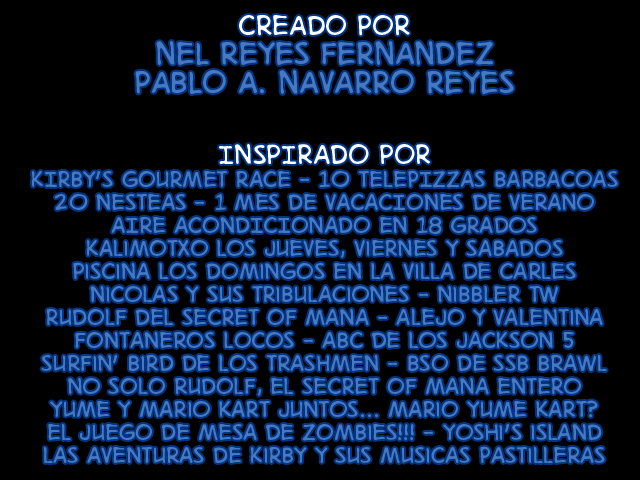
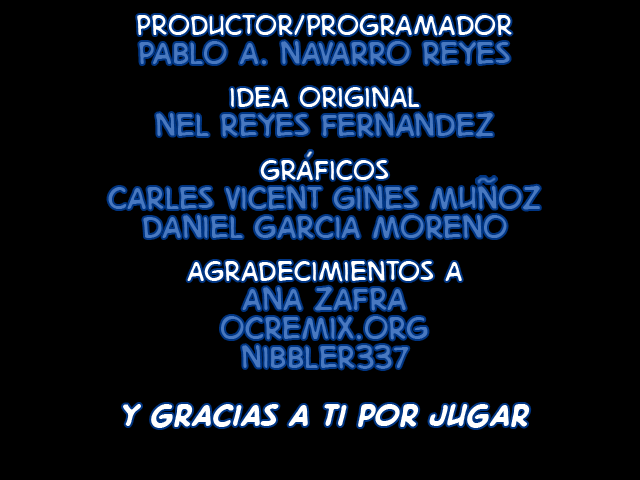
Two versions of the same layered image (640 × 480). Layer-by-layer changes:
added layer "Capa 3" above "productor/Programador PABLO A. NAVARRO REYES idea original NEL" over [305, 150, 497, 185]
renamed "CREADO POR NEL REYES FERNANDEZ" to "productor/Programador PABLO A. NAVARRO REYES idea original NEL", painted on it over [32, 15, 618, 464]
